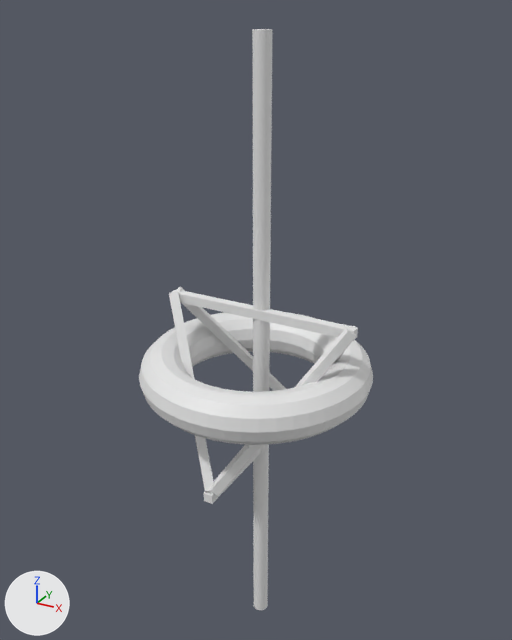
The Blender file blender/tetrahedral_rotor.blend, before and after one commit.
One viewpoint serves both versions: a camera (50 mm lens) standing at (16.6, -30.6, 19.2) and looking at (-0.7, 0.9, 3.4). The axes (+X, +Y, +Z) are drawn at lower left. The lights are the same throughout.
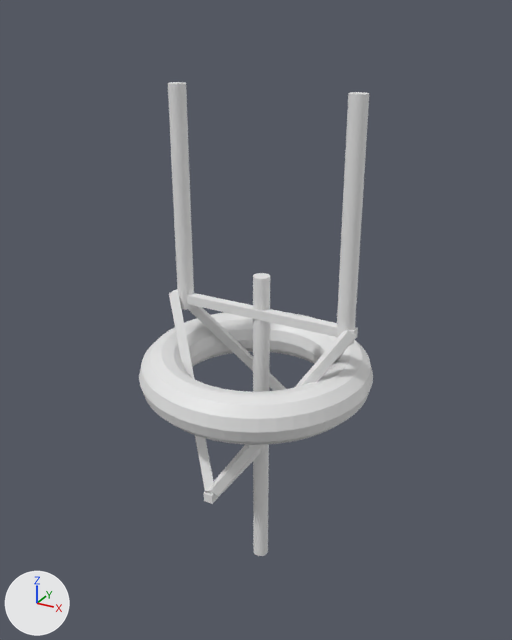
What differs and where, as boxes [x1, y1, x2, y2] in the pictures (512 x 640 px):
'Cylinder', moved, rescaled (14% narrower, 51% shorter)
    before: [252, 29, 272, 610]
    after: [253, 273, 270, 556]
'Cylinder.001', added
    after: [336, 92, 369, 345]
'Cylinder.002', added
    after: [168, 82, 194, 310]

The change, as a list of edits to the scene's bpy script:
```text
Change ob_cylinder:
    ob_cylinder.location: (0.03, 0.23, 0.94) -> (0.03, 0.23, -2.81)
    ob_cylinder.scale: (0.458, 0.458, -17.4) -> (0.458, 0.458, -9.16)
Add ob_cylinder_001:
    ob_cylinder_001 = bpy.data.objects.new('Cylinder.001', me_cylinder.copy())  # the mesh of ob_cylinder
    ob_cylinder_001.location = (4.92, 0.08, 9.76)
    ob_cylinder_001.scale = (0.458, 0.458, -6.02)
Add ob_cylinder_002:
    ob_cylinder_002 = bpy.data.objects.new('Cylinder.002', me_cylinder.copy())  # the mesh of ob_cylinder
    ob_cylinder_002.location = (-4.72, 0.08, 9.76)
    ob_cylinder_002.scale = (0.458, 0.458, -6.02)
```
